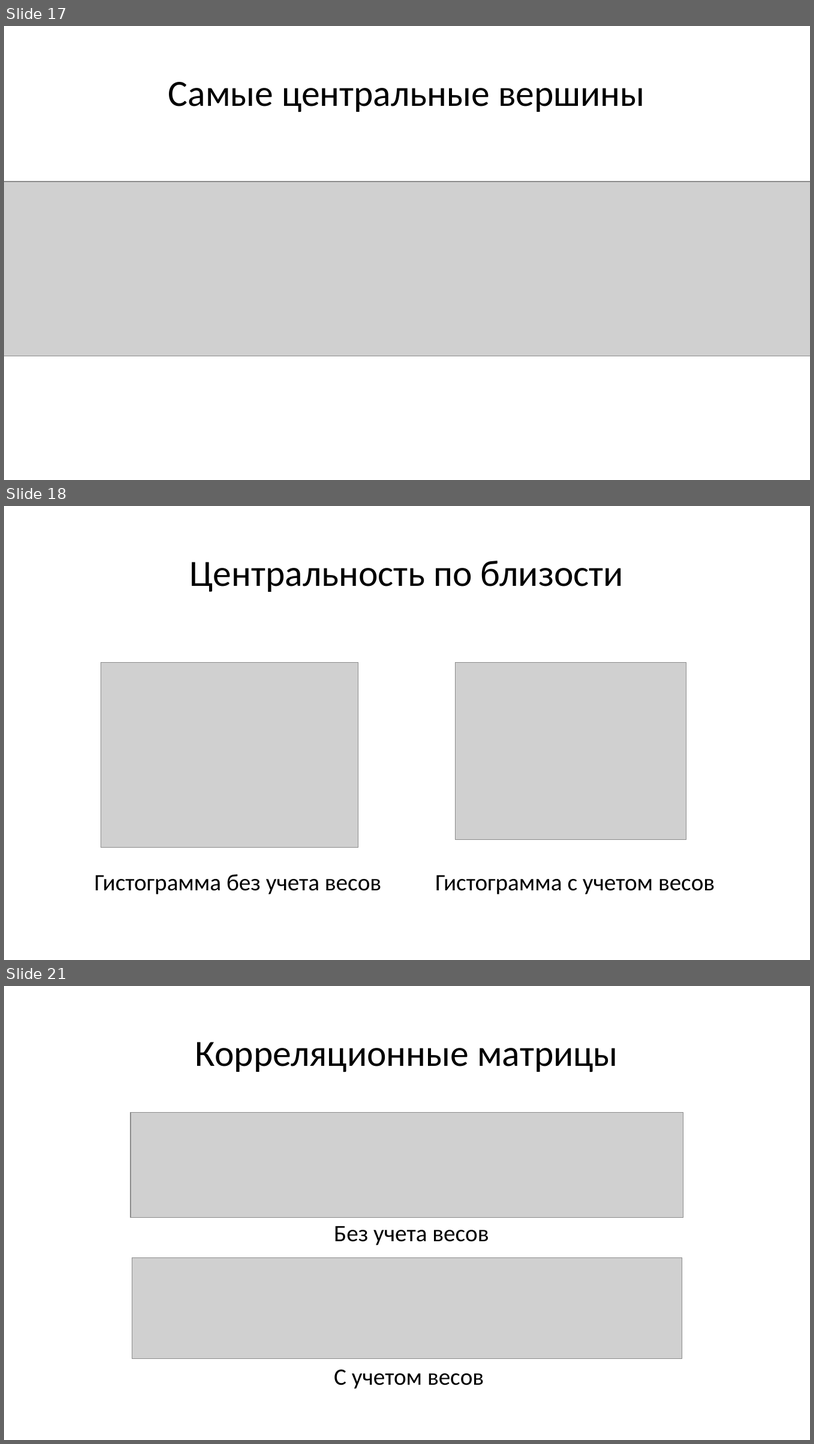
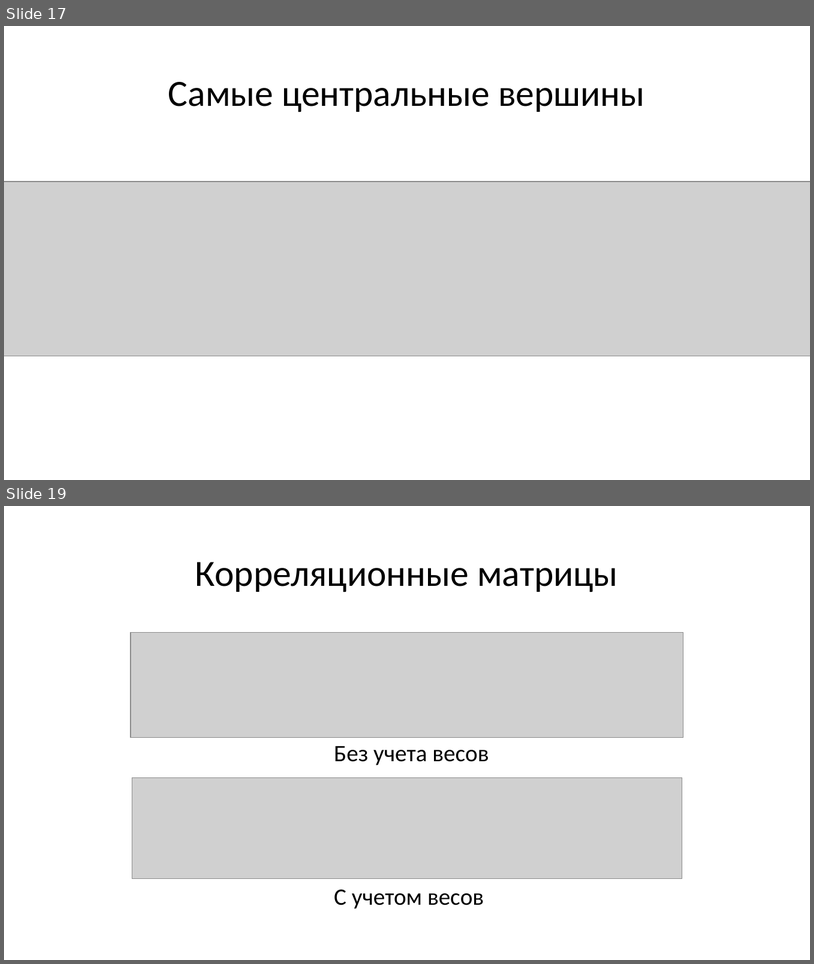
Before and after one commit to justniks/RProjects_EF, a slide deck: Networks/Issledovanie_nauchnogo_sotrudnichestva_v_Novoy_Zelandii.pptx. Shown one above the other, each under a label of ours: slides 17, 18 and 21 before the commit, slides 17 and 19 after it; the slides between them are not shown. The pictures are 814x1444 and 814x964 pixels, drawn with LibreOffice and Linux fonts; fonts in the diff are those of the drawing; grey boxes stand for pictures. Boxes give left, top, right and bottom in pixels: in the first picture for what was removed or moved away, otherwise in the second. Text is boxed around its words. In the diff, an @@ line names an element or a change of style, - is before the commit and + after.

```diff
--- a/Networks/Issledovanie_nauchnogo_sotrudnichestva_v_Novoy_Zelandii.pptx
+++ b/Networks/Issledovanie_nauchnogo_sotrudnichestva_v_Novoy_Zelandii.pptx
@@ slide 18 removed at bbox=[4, 506, 810, 960], background #FFFFFF @@
@@ title removed at bbox=[190, 561, 624, 592] @@
-Центральность по близости
@@ picture removed at bbox=[101, 662, 359, 847] @@
@@ picture removed at bbox=[456, 662, 687, 840] @@
@@ text removed at bbox=[95, 874, 381, 894] @@
-Гистограмма без учета весов
@@ text removed at bbox=[435, 875, 715, 894] @@
-Гистограмма с учетом весов
@@ what was slide 21 is now slide 19 @@
```
Also in this commit, not shown: 2 slides changed, 1 other slide removed, 1 other file.
